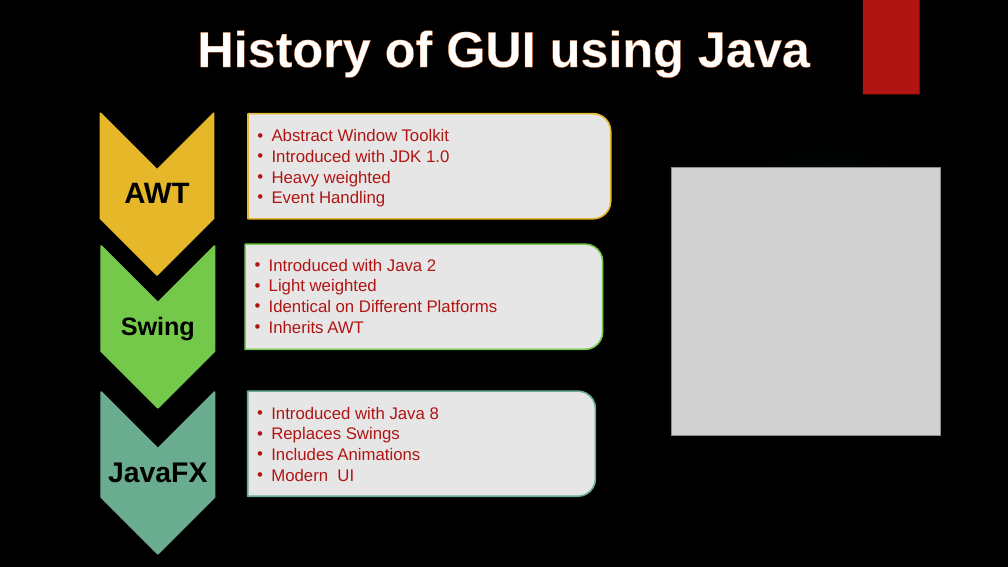
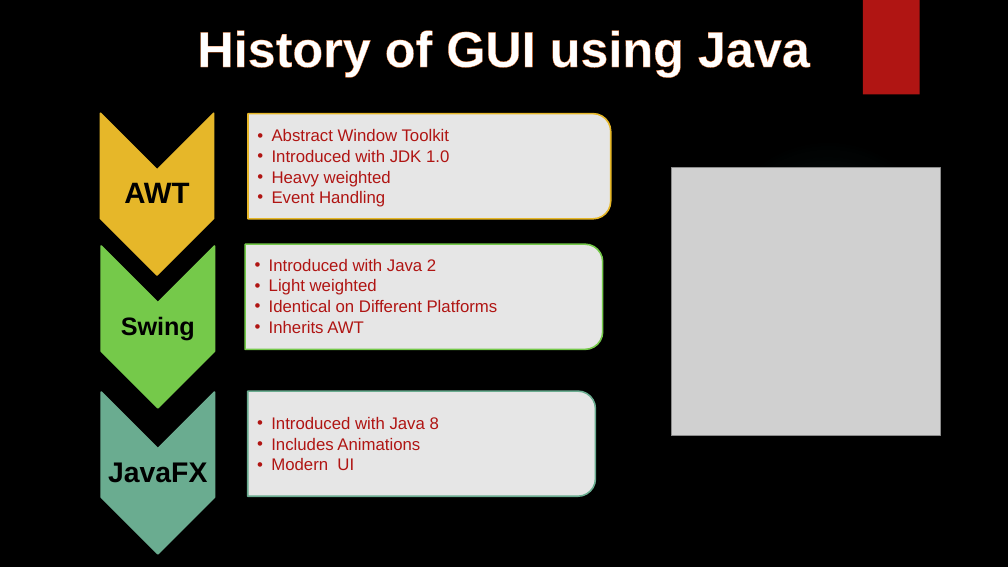
Before and after one commit to R3d3Vill/Presentation, a slide deck: slide 5 of Swings Presentation.pptx. Drawn at 1008x567 pixels with LibreOffice and Linux fonts; fonts in the diff are those of the drawing; grey boxes stand for pictures; background and template pictures are left out. Boxes give left, top, right and bottom in pixels: in the first picture for what was removed or moved away, otherwise in the second. Text is boxed around its words. In the diff, an @@ line names an element or a change of style, - is before the commit and + after.

```diff
--- a/Swings Presentation.pptx
+++ b/Swings Presentation.pptx
@@ text at [271,427,400,443]: paragraph removed @@
-  •• Replaces Swings
```
Also in this commit, not shown: 1 other slide changed, 1 slide added.
